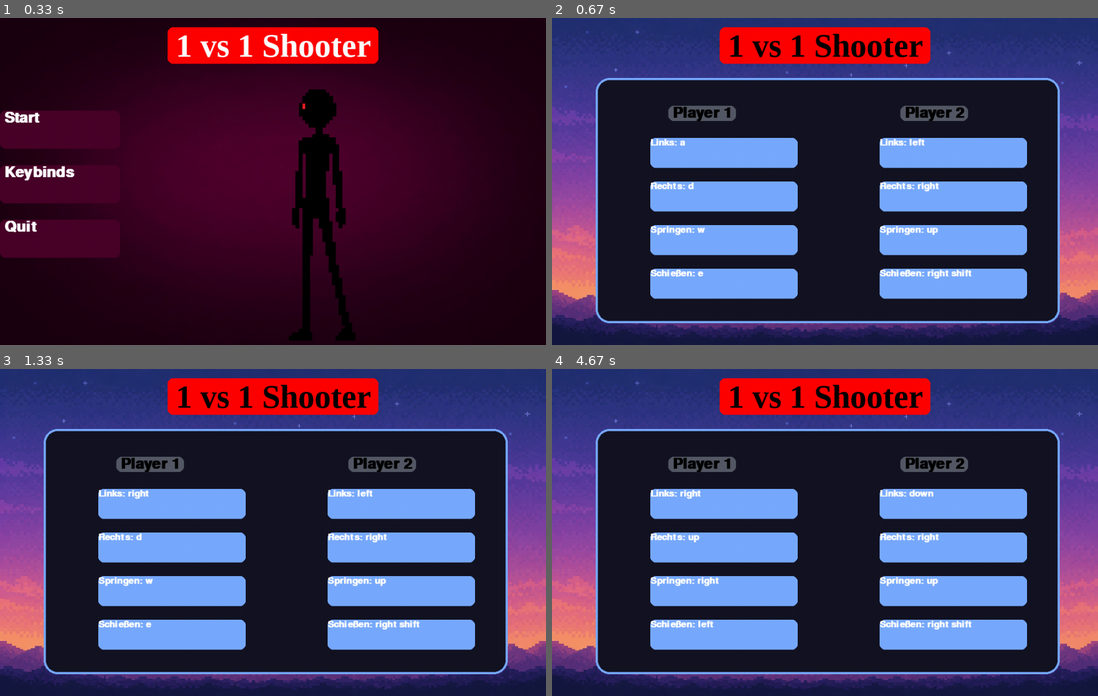
Above: before the commit, frames 1-4 (two rows, left to right).
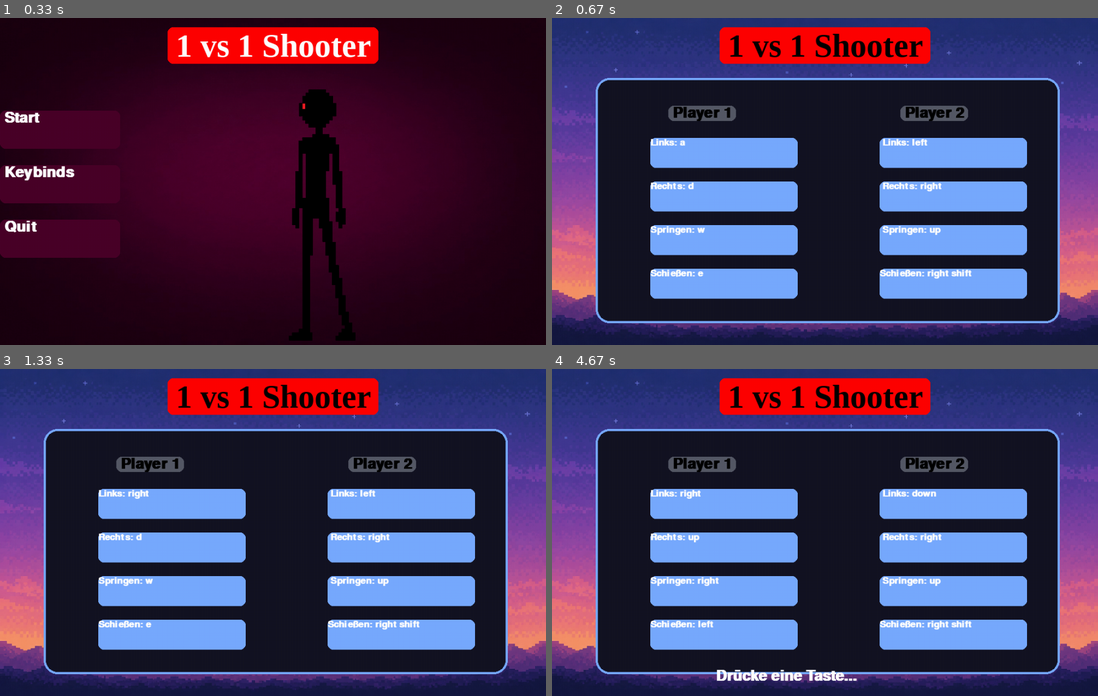
Above: after the commit, the same moments.

Repository: 25-26-1AHIF/pygameproject-1v1_shooter
Game: pygame game, started from main.py
The game is run twice, just before and just after one commit, with the same random seed, the same clock (stepped at 60 frames per second) and the same inputs.
Inputs (mouse positions are in pixels of both pictures, inside the frame that each line leads up to):
- Up to frame 1 (0.33 s): no input
- Up to frame 2 (0.67 s): click "Keybinds" at 0.38 s
- Up to frame 3 (1.33 s): click "Links: a" at 0.72 s; hold Right from 1 s (still down)
- Up to frame 4 (4.67 s): release Right at 1.47 s; click "Rechts: d" at 1.55 s; hold Up 1.83-2.13 s; tap Space at 1.9, 2.57, 2.87, 3.4, 3.7, 4.3 s; click "Springen: w" at 2.22 s; hold Right 2.5-2.97 s; hold D 2.5-2.97 s; click "Schießen: e" at 3.05 s; hold Left 3.33-3.87 s; hold A 3.33-3.87 s; tap Right Shift at 3.48 s; click (950, 503) at 3.95 s, where only the run after the commit has a clickable "Links: left"; hold Down 4.23-4.53 s; hold S 4.23-4.53 s; tap E at 4.38 s; click (950, 545) at 4.62 s, where only the run after the commit has a clickable "Rechts: right"

Frame 1 is identical in both runs. In frame 2, 0.4% of the frame differs, in the area x 60-72%, y 36-67%; in frame 3, 0.4%; in frame 4, 1.0%, in the area x 30-72%, y 36-96%.

Commit message:
benutzerdefinierte keybinds fix

Diff:
--- a/main.py
+++ b/main.py
@@ -196,9 +196,9 @@
         P1_springen_text = gv.FONT_SMALL.render(f"Springen: {pygame.key.name(Controls.P1_UP)}", True, "white")
         P1_schießen_text = gv.FONT_SMALL.render(f"Schießen: {pygame.key.name(Controls.P1_SHOOT)}", True, "white")
 
-        P2_links_text = gv.FONT_SMALL.render(f"Links: {pygame.key.name(Controls.P2_LEFT)}", True, "white")
-        P2_rechts_text = gv.FONT_SMALL.render(f"Rechts: {pygame.key.name(Controls.P2_RIGHT)}", True, "white")
-        P2_springen_text = gv.FONT_SMALL.render(f"Springen: {pygame.key.name(Controls.P2_UP)}", True, "white")
+        P2_links_text = gv.FONT_SMALL.render(f" Links: {pygame.key.name(Controls.P2_LEFT)}", True, "white")
+        P2_rechts_text = gv.FONT_SMALL.render(f" Rechts: {pygame.key.name(Controls.P2_RIGHT)}", True, "white")
+        P2_springen_text = gv.FONT_SMALL.render(f" Springen: {pygame.key.name(Controls.P2_UP)}", True, "white")
         P2_schießen_text = gv.FONT_SMALL.render(f"Schießen: {pygame.key.name(Controls.P2_SHOOT)}", True, "white")
 
 
@@ -209,30 +209,22 @@
                 # Ki chatgpt wie mache ich benutzerdefinierte keybinds
                 # Ki chatgpt wie mache ich inputs im Pygame
                 # Kein Code kopiert, nur inputs geholt
-                #ändert wert
-                if key != None:
-
+                # ändert wert
+                if key is not None:
                     if key == "P1_LEFT":
                         Controls.P1_LEFT = event.key
-
                     elif key == "P1_RIGHT":
                         Controls.P1_RIGHT = event.key
-
                     elif key == "P1_UP":
                         Controls.P1_UP = event.key
-
                     elif key == "P1_SHOOT":
                         Controls.P1_SHOOT = event.key
-
                     elif key == "P2_LEFT":
                         Controls.P2_LEFT = event.key
-
                     elif key == "P2_RIGHT":
                         Controls.P2_RIGHT = event.key
-
                     elif key == "P2_UP":
                         Controls.P2_UP = event.key
-
                     elif key == "P2_SHOOT":
                         Controls.P2_SHOOT = event.key
 
@@ -269,7 +261,7 @@
                         key = "P2_SHOOT"
 
 
-        screen.blit(settings_bild, (0,0))
+        screen.blit(settings_bild, (0, 0))
 
         rect = pygame.Rect(80, 110, 850, 450) #Ki chatgpt #wie lasse ich diese seite besser aussehen? (screenshot) Kein code kopiert
 
@@ -301,6 +293,9 @@
         screen.blit(P2_rechts_text, P2_rechts_rect)
         screen.blit(P2_schießen_text, P2_schießen_rect )
 
+        if key is not None:
+            info_text = gv.FONT_MIDDLE.render("Drücke eine Taste...", True, "white")
+            screen.blit(info_text, (gv.SCREEN_WIDTH / 2 - 200, gv.SCREEN_HEIGHT-50))
 
         clock.tick(gv.FPS)
         pygame.display.flip()
